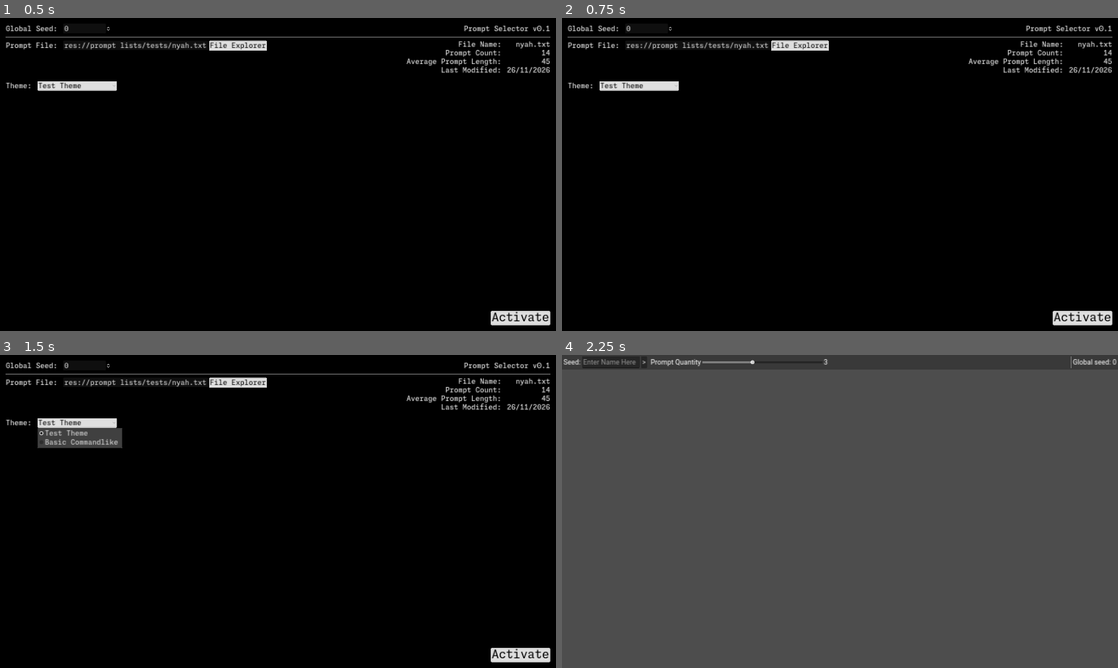
Above: before the commit, frames 1-4 (two rows, left to right).
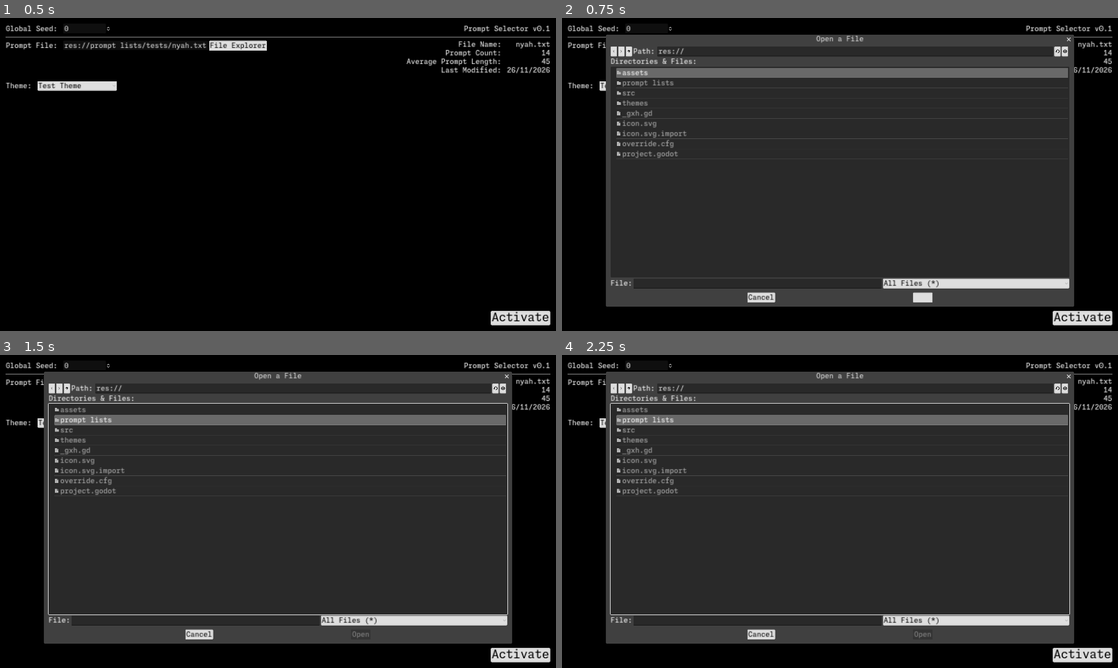
Above: after the commit, the same moments.

Repository: DrewanR/prompt-generator
Game: Godot game, scene res://src/nodes/settings menu.tscn
Same seed, same stepped clock (60 frames per second), same inputs: the game is played once before the commit and once after it.
Inputs:
- Up to frame 1 (0.5 s): no input
- Up to frame 2 (0.75 s): click "File Explorer" at 0.5 s
- Up to frame 3 (1.5 s): click "Test Theme" at 1.25 s
- Up to frame 4 (2.25 s): click "Activate" at 2 s

Frame 1 is identical in both runs. In frame 2, 73% of the frame differs, in the area x 7-93%, y 5-93%; in frame 3, 72%; in frame 4, 87%, in the area x 0-100%, y 0-100%.

Commit message:
Added theme parameters, and implimented the gui file selector

Diff:
--- a/src/autoload/prompt_generator.gd
+++ b/src/autoload/prompt_generator.gd
@@ -5,6 +5,7 @@
 var prompts = []
 var rng = RandomNumberGenerator.new()
 
+var theme_parameters = {"testValue":null}
 
 func get_prompt_set(quantity, seed) -> Array:
 	rng.seed = hash(seed) + hash(global_seed)
@@ -24,3 +25,19 @@
 	while pre_len != len(prompts):
 		pre_len = len(prompts)
 		prompts.erase("")
+
+func set_theme_params(params :String) -> void:
+	var theme_parameters_line = params.split(";")
+	for parameter in theme_parameters_line:
+		parameter = parameter.split("=")
+		if len(parameter) >= 2:
+			var key = parameter[0].strip_edges()
+			var value = parameter[1].strip_edges()
+			if value[0] == '"':   # String
+				theme_parameters[key] = value.substr(1,len(value)-2)
+			elif value[0] == '#': # Colour
+				var red   = float(value.substr(1,2).hex_to_int())/256
+				var green = float(value.substr(3,2).hex_to_int())/256
+				var blue  = float(value.substr(5,2).hex_to_int())/256
+				theme_parameters[key] = Color(red, green, blue, 1)
+				print(Color(red, green, blue, 1))
--- a/src/nodes/basic/basic_main_scene.gd
+++ b/src/nodes/basic/basic_main_scene.gd
@@ -10,6 +10,8 @@
 @export var quantity_readout :Node
 @export var global_seed_readout :Node
 @export var scroll_container :Node
+@export var title_label :Node
+@export var background_rect :Node
 @export var dim_previous_promptsets := false
 
 func _ready() -> void:
@@ -17,6 +19,7 @@
 		quantity_selecter.max_value = len(PromptGenerator.prompts)
 		quantity_selecter.value = 3
 	global_seed_readout.text = "Global seed: " + str(PromptGenerator.global_seed)
+	update_theme_params(PromptGenerator.theme_parameters)
 
 func _process(delta: float) -> void:
 	if bottom_sticky:
@@ -38,6 +41,12 @@
 func generate_prompts() -> Array:
 	return PromptGenerator.get_prompt_set(quantity_selecter.value, seed_text_box.text)
 
+func update_theme_params(params :Dictionary) -> void:
+	if params.has("Title"):
+		title_label.text = " " + params["Title"]
+	if params.has("Colour"):
+		background_rect.color = params["Colour"]
+
 func _on_enter_pressed() -> void:
 	spawn_prompt_Set(seed_text_box.text, generate_prompts())
 	seed_text_box.text = ""
--- a/src/nodes/basicCommandLine/commandline_main_scene.tscn
+++ b/src/nodes/basicCommandLine/commandline_main_scene.tscn
@@ -51,7 +51,7 @@
 "onload": SubResource("Animation_mb7ub")
 }
 
-[node name="BasicTheme" type="Control" node_paths=PackedStringArray("prompt_container_node", "seed_text_box", "quantity_selecter", "global_seed_readout", "scroll_container")]
+[node name="BasicTheme" type="Control" node_paths=PackedStringArray("prompt_container_node", "seed_text_box", "quantity_selecter", "global_seed_readout", "scroll_container", "title_label", "background_rect")]
 layout_mode = 3
 anchors_preset = 15
 anchor_right = 1.0
@@ -66,6 +66,8 @@
 quantity_selecter = NodePath("MarginContainer/VBoxContainer/MarginContainer/HFlowContainer/SpinBox")
 global_seed_readout = NodePath("MarginContainer/VBoxContainer/MarginContainer/HFlowContainer/GlobalSeed")
 scroll_container = NodePath("MarginContainer/VBoxContainer/ScrollContainer")
+title_label = NodePath("MarginContainer/VBoxContainer/MarginContainer/HFlowContainer/title")
+background_rect = NodePath("ColorRect")
 dim_previous_promptsets = true
 
 [node name="ColorRect" type="ColorRect" parent="."]
@@ -138,6 +140,13 @@
 layout_mode = 2
 text = "Global Seed: 1545252"
 
+[node name="title" type="Label" parent="MarginContainer/VBoxContainer/MarginContainer/HFlowContainer"]
+layout_mode = 2
+theme_override_colors/font_color = Color(0.210653, 0.560726, 0.627519, 1)
+theme_override_colors/font_outline_color = Color(0.211765, 0.560784, 0.627451, 1)
+theme_override_constants/outline_size = 3
+text = " Creature"
+
 [node name="HSeparator" type="HSeparator" parent="MarginContainer/VBoxContainer"]
 custom_minimum_size = Vector2(0, 15)
 layout_mode = 2
--- a/src/nodes/settings menu.tscn
+++ b/src/nodes/settings menu.tscn
@@ -1,7 +1,9 @@
-[gd_scene load_steps=3 format=3 uid="uid://b6gsx0vfhk8g7"]
+[gd_scene load_steps=4 format=3 uid="uid://b6gsx0vfhk8g7"]
 
 [ext_resource type="Theme" uid="uid://snhmrft2qdlg" path="res://themes/basic/bw_command_line.tres" id="1_n8qwd"]
 [ext_resource type="Script" path="res://src/nodes/settings_menu.gd" id="2_atpap"]
+
+[sub_resource type="StyleBoxLine" id="StyleBoxLine_l2wrj"]
 
 [node name="Control" type="Control"]
 layout_mode = 3
@@ -79,16 +81,15 @@
 Click \"File Explorer\" for the file explorer dialog."
 text = "res://prompt lists/tests/nyah.txt"
 placeholder_text = "Enter file adress here"
+expand_to_text_length = true
 
 [node name="FileDialog" type="FileDialog" parent="MarginContainer/VBoxContainer/PromptFileAdress"]
 title = "Open a File"
 initial_position = 1
 size = Vector2i(1600, 900)
+theme = ExtResource("1_n8qwd")
 ok_button_text = "Open"
-dialog_hide_on_ok = true
 file_mode = 0
-access = 2
-use_native_dialog = true
 
 [node name="Button" type="Button" parent="MarginContainer/VBoxContainer/PromptFileAdress"]
 custom_minimum_size = Vector2(0, 35)
@@ -130,10 +131,35 @@
 custom_minimum_size = Vector2(256, 0)
 layout_mode = 2
 
+[node name="HSeparator4" type="HSeparator" parent="MarginContainer/VBoxContainer"]
+custom_minimum_size = Vector2(0, 5)
+layout_mode = 2
+theme_override_styles/separator = SubResource("StyleBoxLine_l2wrj")
+
+[node name="ThemeParams" type="HBoxContainer" parent="MarginContainer/VBoxContainer"]
+visible = false
+layout_mode = 2
+
+[node name="Label" type="Label" parent="MarginContainer/VBoxContainer/ThemeParams"]
+custom_minimum_size = Vector2(0, 34)
+layout_mode = 2
+size_flags_vertical = 0
+text = "Parameters: "
+vertical_alignment = 1
+
+[node name="TextEdit" type="TextEdit" parent="MarginContainer/VBoxContainer/ThemeParams"]
+custom_minimum_size = Vector2(0, 320)
+layout_mode = 2
+size_flags_horizontal = 3
+theme_override_colors/background_color = Color(0, 0, 0, 1)
+theme_override_colors/font_color = Color(1, 1, 1, 0.501961)
+placeholder_text = "Parameters will appear here!"
+
 [node name="HSeparator3" type="HSeparator" parent="MarginContainer/VBoxContainer"]
 visible = false
 custom_minimum_size = Vector2(0, 15)
 layout_mode = 2
+theme_override_constants/separation = 7
 
 [node name="Button" type="Button" parent="MarginContainer"]
 layout_mode = 2
@@ -143,5 +169,7 @@
 text = "Begin"
 
 [connection signal="text_changed" from="MarginContainer/VBoxContainer/PromptFileAdress/LineEdit" to="." method="_on_line_edit_text_changed"]
-[connection signal="confirmed" from="MarginContainer/VBoxContainer/PromptFileAdress/FileDialog" to="." method="_on_file_dialog_confirmed"]
+[connection signal="file_selected" from="MarginContainer/VBoxContainer/PromptFileAdress/FileDialog" to="." method="_on_file_dialog_file_selected"]
+[connection signal="pressed" from="MarginContainer/VBoxContainer/PromptFileAdress/Button" to="." method="_on_file_button_pressed"]
+[connection signal="item_selected" from="MarginContainer/VBoxContainer/Theme/OptionButton" to="." method="_on_option_button_item_selected"]
 [connection signal="pressed" from="MarginContainer/Button" to="." method="_on_button_pressed"]
--- a/src/nodes/settings_menu.gd
+++ b/src/nodes/settings_menu.gd
@@ -7,8 +7,8 @@
 const begin_texts = ["Begin","Begin","Activate","Accept","Activate","Start","Start","Nyah","Press to begin","Except","Get to the hecking prompts","trats","CLICK ME!","Meow","Begin²"]
 
 @export var theme_scenes :Array[Array]=[
-	["Test Theme", "res://src/nodes/basic/basic_main_scene.tscn"],
-	["Basic Commandlike", "res://src/nodes/basicCommandLine/commandline_main_scene.tscn"]
+	["Test Theme", "res://src/nodes/basic/basic_main_scene.tscn",""],
+	["Basic Commandlike", "res://src/nodes/basicCommandLine/commandline_main_scene.tscn",'Colour = #000000;\nTitle = ""']
 ]
 
 @onready var global_seed_box := $MarginContainer/VBoxContainer/GlobalSeed/SpinBox
@@ -20,6 +20,9 @@
 @onready var prompt_file_adress_search_button := $MarginContainer/VBoxContainer/PromptFileAdress/Button
 @onready var prompt_file_adress_info          := $MarginContainer/VBoxContainer/PromptFileAdress/Info
 @onready var prompt_file_adress_label         := $MarginContainer/VBoxContainer/PromptFileAdress/InfoLabels
+
+@onready var theme_parameters_container := $MarginContainer/VBoxContainer/ThemeParams
+@onready var theme_patameters_text_edit := $MarginContainer/VBoxContainer/ThemeParams/TextEdit
 
 @onready var accept_button := $MarginContainer/Button
 
@@ -38,6 +41,7 @@
 	var file_content = load_file()
 	PromptGenerator.prompts = file_content.split("\n")
 	PromptGenerator.remove_empty_elements()
+	PromptGenerator.set_theme_params(theme_patameters_text_edit.text)
 	get_tree().change_scene_to_file(theme_scenes[theme_dropdown.selected][1])
 
 func update_theme_select() -> void:
@@ -70,12 +74,21 @@
 	else:
 		return null
 
-func _on_file_dialog_confirmed() -> void:
-	pass # Replace with function body.
-
 func _on_line_edit_text_changed(new_text: String) -> void:
 	prompt_file_adress = new_text
 	update_prompt_info()
 
 func _on_button_pressed() -> void:
 	start()
+
+func _on_file_button_pressed() -> void:
+	prompt_file_adress_filedialogue.visible = true
+
+func _on_file_dialog_file_selected(path: String) -> void:
+	prompt_file_adress_line_edit.text = path
+	prompt_file_adress = path
+	update_prompt_info()
+
+func _on_option_button_item_selected(index: int) -> void:
+	theme_parameters_container.visible = not ((len(theme_scenes[index]) == 0) or (theme_scenes[index][2] == ""))
+	theme_patameters_text_edit.text = theme_scenes[index][2]
